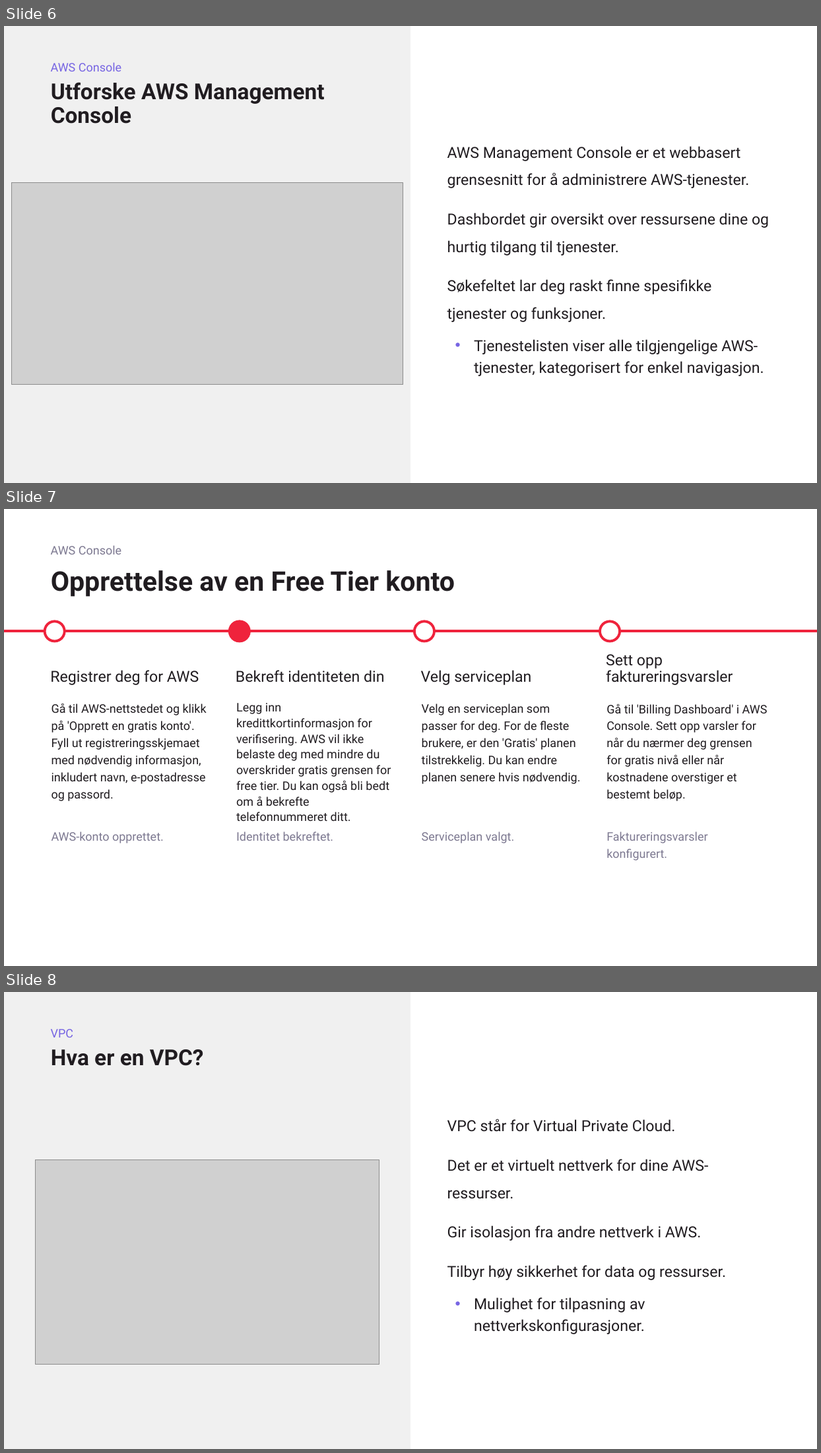
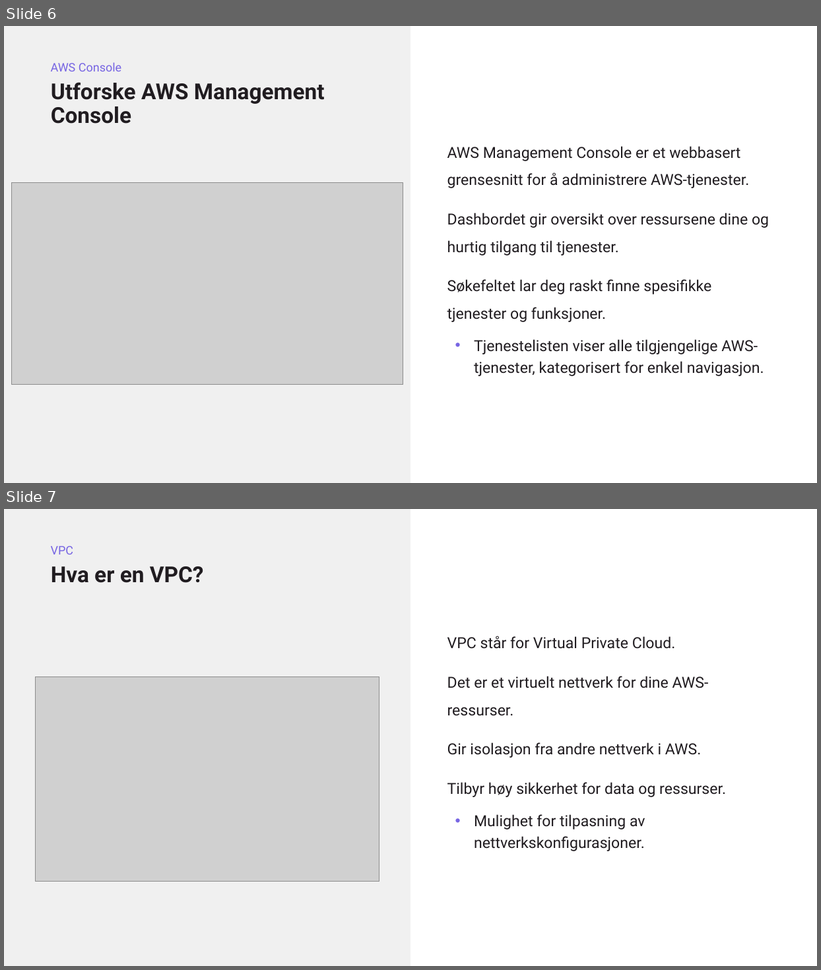
Before and after one commit to gokstadakademiet/cloud-2025, a slide deck: uke_2/slides/intro-aws.pptx. Shown one above the other, each under a label of ours: slides 6, 7 and 8 before the commit, slides 6 and 7 after it. The pictures are 821x1453 and 821x970 pixels, drawn with LibreOffice and Linux fonts; fonts in the diff are those of the drawing; grey boxes stand for pictures. Boxes give left, top, right and bottom in pixels: in the first picture for what was removed or moved away, otherwise in the second. Text is boxed around its words. In the diff, an @@ line names an element or a change of style, - is before the commit and + after.

```diff
--- a/uke_2/slides/intro-aws.pptx
+++ b/uke_2/slides/intro-aws.pptx
@@ slide 7 removed at (4, 509, 817, 966), background #FFFFFF @@
@@ text removed at (51, 545, 121, 555) @@
-AWS Console
@@ title removed at (51, 570, 455, 597) @@
-Opprettelse av en Free Tier konto
@@ ellipse removed at (45, 621, 65, 642) @@
@@ ellipse removed at (230, 621, 250, 642) @@
@@ ellipse removed at (415, 621, 435, 642) @@
@@ ellipse removed at (600, 621, 620, 642) @@
@@ line removed from (4, 632) to (817, 632) @@
@@ text removed at (606, 654, 733, 685) @@
-Sett opp faktureringsvarsler
@@ text removed at (50, 670, 199, 685) @@
-Registrer deg for AWS
@@ text removed at (236, 670, 384, 683) @@
-Bekreft identiteten din
@@ text removed at (421, 670, 531, 685) @@
-Velg serviceplan
@@ text removed at (52, 703, 207, 801) @@
-Gå til AWS-nettstedet og klikk på 'Opprett en gratis konto'. Fyll ut registreringsskjemaet med nødvendig informasjon, inkludert navn, e-postadresse og passord.
@@ text removed at (236, 703, 391, 821) @@
-Legg inn kredittkortinformasjon for verifisering. AWS vil ikke belaste deg med mindre du overskrider gratis grensen for free tier. Du kan også bli bedt om å bekrefte telefonnummeret ditt.
@@ text removed at (422, 704, 581, 784) @@
-Velg en serviceplan som passer for deg. For de fleste brukere, er den 'Gratis' planen tilstrekkelig. Du kan endre planen senere hvis nødvendig.
@@ text removed at (607, 704, 768, 801) @@
-Gå til 'Billing Dashboard' i AWS Console. Sett opp varsler for når du nærmer deg grensen for gratis nivå eller når kostnadene overstiger et bestemt beløp.
@@ text removed at (52, 832, 164, 844) @@
-AWS-konto opprettet.
@@ text removed at (236, 832, 333, 841) @@
-Identitet bekreftet.
@@ text removed at (422, 832, 514, 844) @@
-Serviceplan valgt.
@@ text removed at (607, 832, 708, 861) @@
-Faktureringsvarsler konfigurert.
@@ what was slide 8 is now slide 7 @@
```
Also in this commit, not shown: 2 slides changed, 4 slides added, 9 other files.
